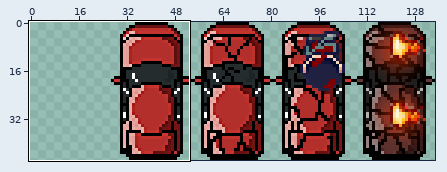
Sprite sheet, stored at assets/images/car/car.png. The picture above shows the old version from afar; the outline marks the close-up.
Close-up. Earlier state:
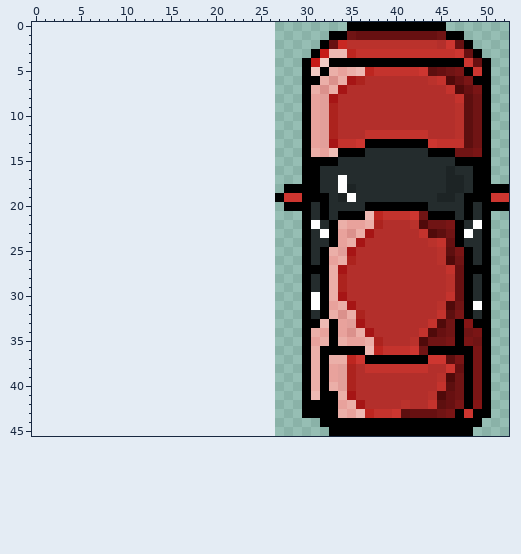
The file is 108x46 pixels. Pixels under 10% opacity are left out. Colours within 5 levels of each other are drawn and written as one. Shown: x 0..52, y 0..45. The old version is drawn lined up with the new one, on the new canvas. The commit also changed other parts of the picture, which this record leaves out.
Once edited:
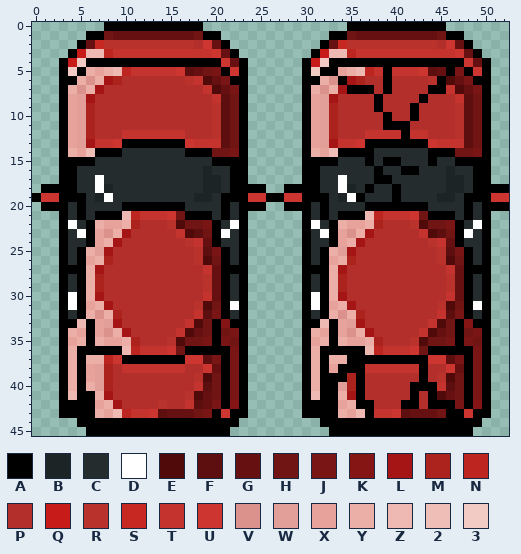
Palette (. is transparent): A #000000  B #1d2425  C #242c2d  D #ffffff  E #500a0a  F #5d0f0f  G #671011  H #701414  J #7a1515  K #851515  L #a61515  M #ac231e  N #bd2620  P #b32f2b  Q #c61b18  R #ba322c  S #c82822  T #c4332d  U #cd3630  V #db918c  W #e29f9a  X #e8a29c  Y #ebafa8  Z #eeb9b3  2 #efbfb7  3 #f2cbc4
Difference:
canvas 108x46 -> 135x46, the old top-left corner now at 27,0
y 0: x 8..18 ........... -> AAAAAAAAAAA
y 1: x 6..20 ............... -> AAHGGGGGGGGGHAA
y 2: x 5..21 ................. -> AGSRRRRRRRRRRPUGA
y 3: x 4..22 ................... -> AQZZNTTTTTTTTTTTUGA
y 4: x 3..23 ..................... -> AQ3AAAAAAAAAAAAAAAUGA
y 5: x 3..23 ..................... -> A3AYXYZNTTTTTUFGHJAUA; x 33 Y -> A; x 39 T -> A; x 46 H -> A
y 6: x 3..23 ..................... -> AAYVYLMPPPPPPPRTEGJAA; x 34 Y -> A; x 39 P -> A; x 45 T -> A
y 7: x 3..23 ..................... -> AYVYLPPPPPPPPPPPTEGJA; x 35..37 PPP -> AAA; x 39 P -> A; x 44..45 PP -> AA
y 8: x 3..23 ..................... -> AXWLPPPPPPPPPPPPPTFHA; x 38 P -> A; x 43 P -> A
y 9: x 3..23 ..................... -> AXWMPPPPPPPPPPPPPRFHA; x 38 P -> A; x 42 P -> A
y 10: x 3..23 ..................... -> AXWMPPPPPPPPPPPPPRFHA; x 39 P -> A; x 42 P -> A
y 11: x 3..23 ..................... -> AXWMPPPPPPPPPPPPPRFHA; x 39..41 PPP -> AAA
y 12: x 3..23 ..................... -> AXWMPPPTTTTTTTPPPRFHA; x 41 T -> A
y 13: x 3..23 ..................... -> AXWLTTUAAAAAAAUTTTFHA
y 14: x 3..23 ..................... -> AYX2AAACCCCCCCAAAHHJA; x 37 C -> A
y 15: x 3..23 ..................... -> AAAACCCCCCCCCCCCCAAAA; x 37 C -> A; x 39..40 CC -> AA; x 44 C -> A
y 16: x 3..23 ..................... -> AACCCCCCCCCCCCCCBCCAA; x 38 C -> A; x 41..42 CC -> AA
y 17: x 3..23 ..................... -> AACCDCCCCCCCCCCCBBCAA; x 38..39 CC -> AA
y 18: x 1..25 ......................... -> AAAACCDBCCCCCCCCCCBBCAAAA; x 37 C -> A; x 40 C -> A
y 19: x 0..26 ........................... -> AUUAAACBDCCCCCCCCCBBCAAAUUA; x 36 C -> A; x 40 C -> A
y 20: x 1..25 ......................... -> AAACACCCCAAAAAAACCCCACAAA
y 21: x 3..23 ..................... -> ACACAAAZNTTTUHAAACACA
y 22: x 3..23 ..................... -> ADCAYXXYMPPPREHHJACDA
y 23: x 3..23 ..................... -> ACDAXVYLPPPPPTEFHADCA
y 24: x 3..23 ..................... -> ACCAXYLPPPPPPPRTGACCA
y 25: x 3..23 ..................... -> ACAYWLPPPPPPPPPRFJACA
y 26: x 3..23 ..................... -> ACAXYMPPPPPPPPPREHACA
y 27: x 3..23 ..................... -> AAAYLPPPPPPPPPPPTGAAA
y 28..29: x 3..23 ..................... -> ACAYMPPPPPPPPPPPRGACA
y 30: x 3..23 ..................... -> ADAYLPPPPPPPPPPPTGACA
y 31: x 3..23 ..................... -> ADAXYLPPPPPPPPPREHADA
y 32: x 3..23 ..................... -> ACAYVYMPPPPPPPPTFJACA
y 33: x 3..23 ..................... -> AAZAXWLPPPPPPPTEHAKAA
y 34: x 3..23 ..................... -> AYXAXVYLPPPPPTEGHAHJA
y 35: x 3..23 ..................... -> AXYAYXXYMPPPREHHJAJHA
y 36: x 3..23 ..................... -> AYAAAAAZNTTTUHAAAAAJA
y 37: x 3..23 ..................... -> AYAYYNUAAAAAAAUUFJAJA; x 35..36 NU -> AA
y 38: x 3..23 ..................... -> AYAXWMPTTTTTTTPPUGAJA; x 34..36 WMP -> AAA; x 43 T -> A
y 39: x 3..23 ..................... -> AYAXWMPPPPPPPPPREHAJA; x 33..34 XW -> AA; x 36 P -> A; x 43 P -> A
y 40: x 3..23 ..................... -> AYAYWMPPPPPPPPPTFHAJA; x 33 Y -> A; x 36 P -> A; x 42..44 PPP -> AAA
y 41: x 3..23 ..................... -> AZAAYLPPPPPPPPREGHAJA; x 36 P -> A; x 42 P -> A; x 44 R -> A
y 42: x 3..23 ..................... -> AAAAXYLPPPPRPPTFGJAKA; x 36..37 LP -> AA; x 41..42 RP -> AA; x 44..46 TFG -> AAA
y 43: x 3..23 ..................... -> AAAAYXZNTTUFGGGHJAUAA; x 37 N -> A; x 46 J -> A
y 44: x 5..22 .................. -> AAAAAAAAAAAAAAAAAA
y 45: x 6..21 ................ -> AAAAAAAAAAAAAAAA
Where, in picture pixels (left, top, right, bottom), the same in both close-ups:
added: (32, 22, 275, 436)
changed: (329, 67, 455, 202)
changed: (329, 355, 455, 418)
